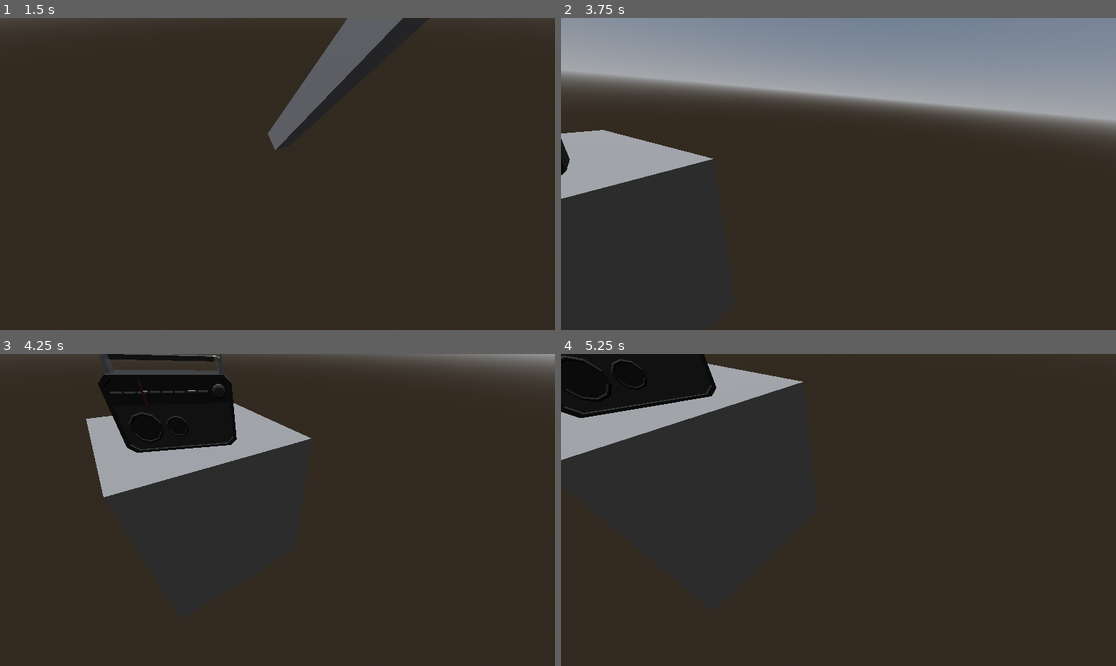
Above: before the commit, frames 1-4 (two rows, left to right).
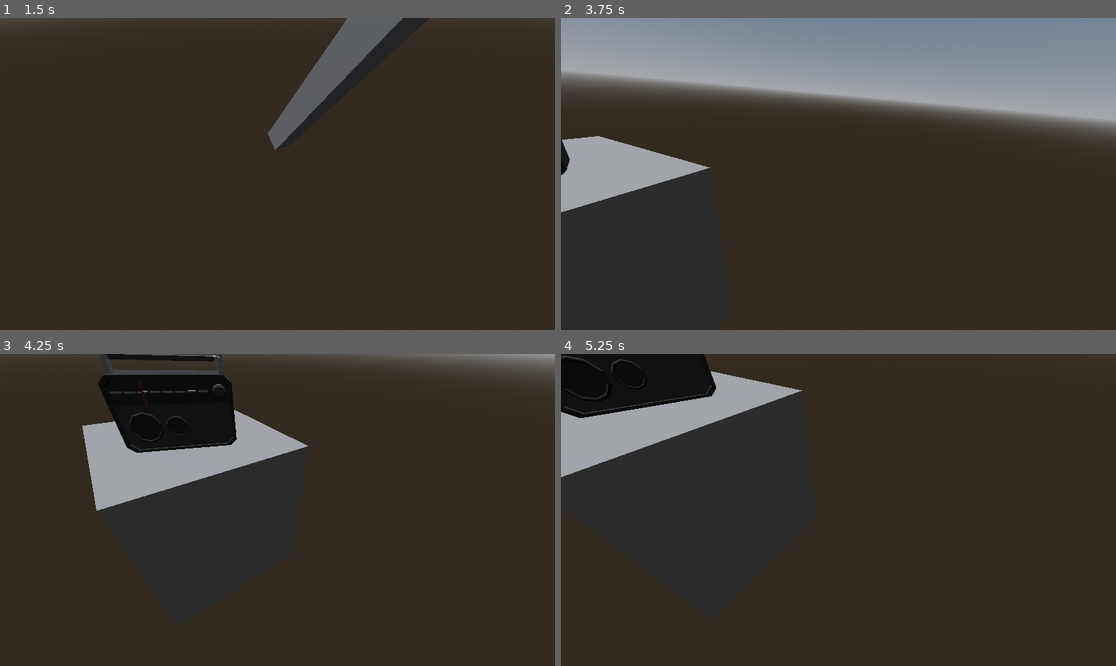
Above: after the commit, the same moments.

Repository: Herodegon/GMTK_2026
Game: Godot game, scene res://scenes/aidan_test.tscn
Two runs of this game, one before a commit and one after it. Both use one fixed random seed, a clock stepped at 60 frames per second and the inputs below. This scene is started directly instead of the project's main scene.
Inputs:
- Up to frame 1 (1.5 s): tap Enter at 0.5 s; hold D (right) 0.53-1.28 s; tap E (interact) at 0.6, 1.35 s; hold S (down) from 1.28 s (still down)
- Up to frame 2 (3.75 s): release S (down) at 2.03 s; hold D (right) 2.03-2.78 s; tap E (interact) at 2.1, 2.85, 3.6 s; hold W (up) 2.78-3.53 s; hold A (left) from 3.53 s (still down)
- Up to frame 3 (4.25 s): keep holding A (left)
- Up to frame 4 (5.25 s): tap E (interact) at 4.35, 5.1 s; release A (left) at 5.03 s; hold S (down) from 5.03 s (still down)

Frame 1 is identical in both runs. In frame 2, 1.5% of the frame differs, in the area x 0-28%, y 35-63%; in frame 3, 1.8%; in frame 4, 2.1%, in the area x 0-44%, y 3-40%.

Commit message:
Update aidan_test.tscn

Diff:
--- a/scenes/aidan_test.tscn
+++ b/scenes/aidan_test.tscn
@@ -28,5 +28,5 @@
 transform = Transform3D(-0.45209804, 0.86157525, -0.23085842, 1.8333646e-09, 0.2588191, 0.9659258, 0.89196813, 0.43669328, -0.11701165, 0, 0, 0)
 
 [node name="CSGMesh3D" type="CSGMesh3D" parent="." unique_id=1522238502]
-transform = Transform3D(1, 0, 0, 0, 1, 0, 0, 0, 1, -1.4873887, -0.72860885, 0.13234782)
+transform = Transform3D(1, 0, 0, 0, 1, 0, 0, 0, 1, -1.4721475, -0.76116514, 0.16694465)
 mesh = SubResource("BoxMesh_t2dwb")
